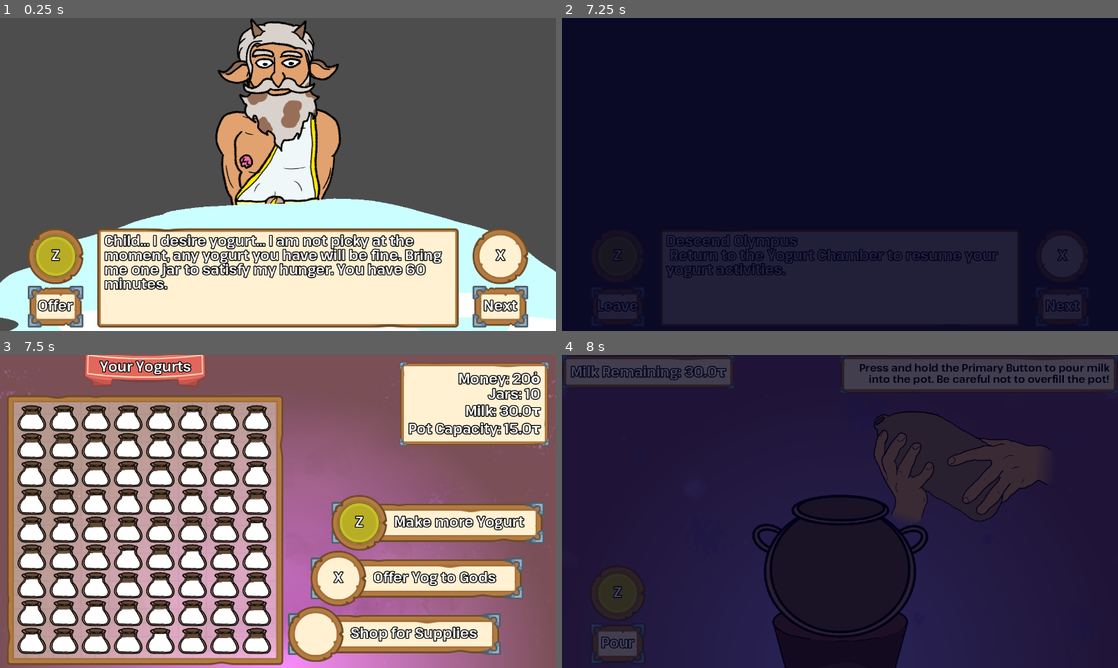
Above: before the commit, frames 1-4 (two rows, left to right).
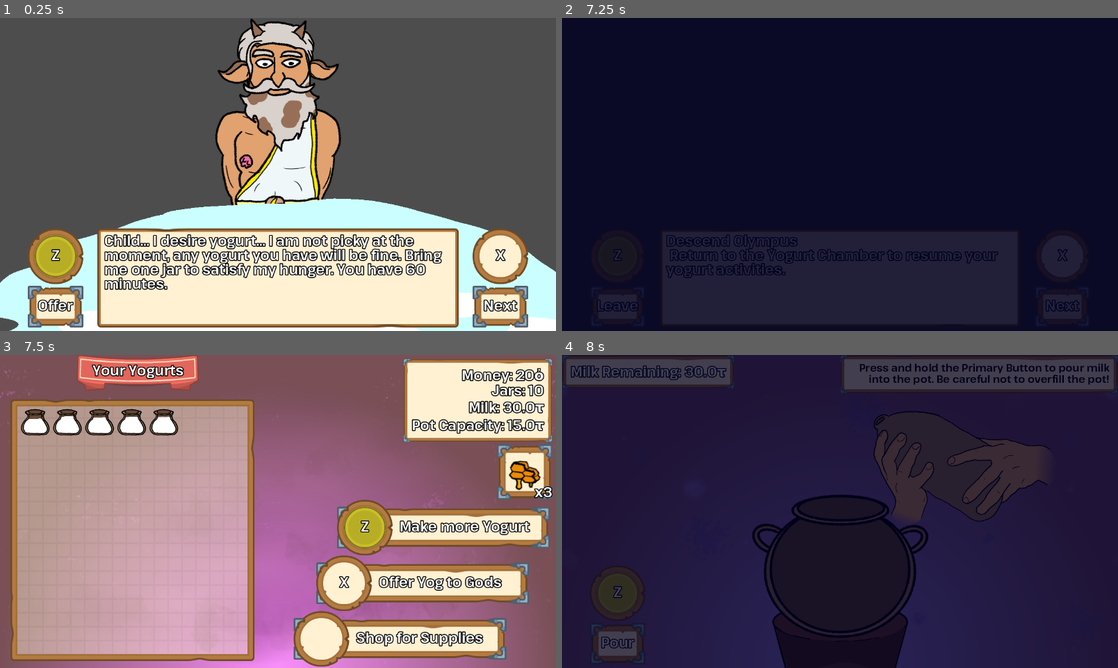
Above: after the commit, the same moments.

Repository: HauntedBees/olympus-mountain-creamery
Game: Godot game, scene res://game_scenes/04_offering/offering.tscn
The game is run twice, just before and just after one commit, with the same random seed, the same clock (stepped at 60 frames per second) and the same inputs. This scene is started directly instead of the project's main scene.
Inputs (mouse positions are in pixels of both pictures, inside the frame that each line leads up to):
- Up to frame 1 (0.25 s): no input
- Up to frame 2 (7.25 s): tap Enter at 0.5, 5 s; move the mouse to (962, 158) at 0.52 s; hold Z (button_one) 0.53-1.28 s; click (962, 158) at 0.67 s; move the mouse to (728, 190) at 1.27 s; tap Z (button_one) at 1.35, 2.3, 2.85, 4.55, 5.85, 6.8 s; click (728, 190) at 1.42 s; move the mouse to (895, 105) at 2.02 s; hold X (button_two) 2.03-2.78 s; click (895, 105) at 2.17 s; move the mouse to (812, 237) at 2.77 s; click (812, 237) at 2.92 s; move the mouse to (1006, 221) at 3.52 s; hold Z (button_one) 3.53-4.28 s; click (1006, 221) at 3.67 s; tap Space at 4.25, 5.75 s; move the mouse to (673, 127) at 4.27 s; tap X (button_two) at 4.35 s; click (673, 127) at 4.42 s; move the mouse to (867, 174) at 5.02 s; hold Z (button_one) 5.03-5.78 s; click (867, 174) at 5.17 s; move the mouse to (756, 96) at 5.77 s; click (756, 96) at 5.92 s; move the mouse to (962, 158) at 6.52 s; hold X (button_two) from 6.53 s (still down); click (962, 158) at 6.67 s
- Up to frame 3 (7.5 s): move the mouse to (166, 527) at 7.27 s; release X (button_two) at 7.28 s; tap Z (button_one) at 7.35 s; click (166, 527) at 7.42 s
- Up to frame 4 (8 s): no input

Frames 1-2 are identical in both runs. In frame 3, 52% of the frame differs, in the area x 1-100%, y 0-100%; in frame 4, nothing differs.

Commit message:
show items in the yog chamber

Diff:
--- a/game_data/player_data.gd
+++ b/game_data/player_data.gd
@@ -38,7 +38,7 @@
 ]
 
 func _init() -> void:
-	for i in 88:
+	for i in 5:
 		var m := MilkPotData.new()
 		m.amount = randf_range(JAR_CAPACITY * 0.6, JAR_CAPACITY * 0.8)
 		m.fermentation_time = randf_range(0.0, 60.0)
--- a/game_scenes/02_outside/outside.gd
+++ b/game_scenes/02_outside/outside.gd
@@ -2,7 +2,7 @@
 
 const _JAR_SCENE := preload("res://game_scenes/shared_nodes/lil_yog.tscn")
 const _JAR_SCALE := Vector2(0.5, 0.5)
-const _MAX_YOGURTS_TO_SHOW := 72
+const _MAX_YOGURTS_TO_SHOW := 56
 
 @onready var _yog_prompt: ActionPrompt = %YogPrompt
 @onready var _offer_prompt: ActionPrompt = %OfferPrompt
@@ -10,6 +10,9 @@
 @onready var _prompts: Array[ActionPrompt] = [_yog_prompt, _offer_prompt, _shop_prompt]
 @onready var _info_label: Label = %InfoLabel
 @onready var _yogurts_container: GridContainer = %Yogurts
+@onready var _and_more: Label = %AndMore
+@onready var _flavors: Array[ItemDisplay] = [%Honey, %Mint, %Saffron, %Pomegranate, %Walnuts]
+@onready var _flavor_labels: Array[Label] = [%HoneyLabel, %MintLabel, %SaffronLabel, %PomLabel, %NutLabel]
 
 var _active_idx := 0
 var _changing := false
@@ -25,10 +28,18 @@
 	for y in Player.data.yogurts:
 		count += 1
 		if count > _MAX_YOGURTS_TO_SHOW:
-			continue
+			_and_more.visible = true
+			break
 		var c: LilYog = _JAR_SCENE.instantiate()
 		_yogurts_container.add_child(c)
 		c.yog_jar.set_from_info(y)
+	for idx in _flavors.size():
+		var flavor := _flavors[idx].item
+		var item_count := Player.data.get_item_count(flavor)
+		if item_count == 0:
+			_flavors[idx].visible = false
+		else:
+			_flavor_labels[idx].text = "x%d" % item_count
 
 func _input(event: InputEvent) -> void:
 	if _changing:
--- a/game_scenes/02_outside/outside.tscn
+++ b/game_scenes/02_outside/outside.tscn
@@ -7,6 +7,7 @@
 [ext_resource type="Texture2D" uid="uid://y6sw2vih51h" path="res://assets/backgrounds/bgparla2.png" id="4_limcd"]
 [ext_resource type="Texture2D" uid="uid://dmacliuopvixi" path="res://assets/backgrounds/bgparla22.png" id="5_rdrxg"]
 [ext_resource type="Shader" uid="uid://76asy4soysao" path="res://game_scenes/01_make_yog/fire.tres" id="6_h8hcx"]
+[ext_resource type="PackedScene" uid="uid://dne47q8u5if22" path="res://game_scenes/shared_nodes/item_display.tscn" id="8_2c1cw"]
 [ext_resource type="Texture2D" uid="uid://cavkb4kakl83x" path="res://assets/other/kenney/banner_classic_curtain.png" id="8_exekd"]
 [ext_resource type="Texture2D" uid="uid://bbvk1h0hvn3vl" path="res://assets/other/kenney/pattern_grid_paper.png" id="9_qvjt6"]
 [ext_resource type="Texture2D" uid="uid://88ghydqm8ja4" path="res://assets/other/kenney/panel_grid_paper.png" id="10_pgpf1"]
@@ -103,10 +104,9 @@
 anchor_top = 1.0
 anchor_right = 1.0
 anchor_bottom = 1.0
-offset_left = -577.0
-offset_top = -382.0
-offset_right = -23.0
-offset_bottom = -11.0
+offset_left = -604.0
+offset_top = -371.0
+offset_right = -10.0
 grow_horizontal = 0
 grow_vertical = 0
 theme_override_constants/separation = 32
@@ -157,13 +157,17 @@
 offset_left = -325.0
 offset_bottom = 193.0
 grow_horizontal = 0
-theme_override_constants/margin_top = 16
-theme_override_constants/margin_right = 16
-
-[node name="PanelContainer" type="PanelContainer" parent="MarginContainer"]
-layout_mode = 2
-
-[node name="InfoLabel" type="Label" parent="MarginContainer/PanelContainer"]
+theme_override_constants/margin_top = 8
+theme_override_constants/margin_right = 8
+
+[node name="VBoxContainer" type="VBoxContainer" parent="MarginContainer"]
+layout_mode = 2
+
+[node name="PanelContainer" type="PanelContainer" parent="MarginContainer/VBoxContainer"]
+layout_mode = 2
+size_flags_horizontal = 8
+
+[node name="InfoLabel" type="Label" parent="MarginContainer/VBoxContainer/PanelContainer"]
 unique_name_in_owner = true
 layout_mode = 2
 text = "Money: 50ὀ
@@ -172,6 +176,107 @@
 Pot Capacity: 50τ"
 horizontal_alignment = 2
 
+[node name="ItemList" type="HBoxContainer" parent="MarginContainer/VBoxContainer"]
+unique_name_in_owner = true
+layout_mode = 2
+size_flags_horizontal = 8
+alignment = 2
+
+[node name="Honey" parent="MarginContainer/VBoxContainer/ItemList" instance=ExtResource("8_2c1cw")]
+unique_name_in_owner = true
+layout_mode = 2
+item = 1
+
+[node name="HoneyLabel" type="Label" parent="MarginContainer/VBoxContainer/ItemList/Honey"]
+unique_name_in_owner = true
+layout_mode = 1
+anchors_preset = 3
+anchor_left = 1.0
+anchor_top = 1.0
+anchor_right = 1.0
+anchor_bottom = 1.0
+offset_left = -40.0
+offset_top = -30.0
+grow_horizontal = 0
+grow_vertical = 0
+text = "x5"
+
+[node name="Mint" parent="MarginContainer/VBoxContainer/ItemList" instance=ExtResource("8_2c1cw")]
+unique_name_in_owner = true
+layout_mode = 2
+item = 2
+
+[node name="MintLabel" type="Label" parent="MarginContainer/VBoxContainer/ItemList/Mint"]
+unique_name_in_owner = true
+layout_mode = 1
+anchors_preset = 3
+anchor_left = 1.0
+anchor_top = 1.0
+anchor_right = 1.0
+anchor_bottom = 1.0
+offset_left = -40.0
+offset_top = -30.0
+grow_horizontal = 0
+grow_vertical = 0
+text = "x5"
+
+[node name="Saffron" parent="MarginContainer/VBoxContainer/ItemList" instance=ExtResource("8_2c1cw")]
+unique_name_in_owner = true
+layout_mode = 2
+item = 3
+
+[node name="SaffronLabel" type="Label" parent="MarginContainer/VBoxContainer/ItemList/Saffron"]
+unique_name_in_owner = true
+layout_mode = 1
+anchors_preset = 3
+anchor_left = 1.0
+anchor_top = 1.0
+anchor_right = 1.0
+anchor_bottom = 1.0
+offset_left = -40.0
+offset_top = -30.0
+grow_horizontal = 0
+grow_vertical = 0
+text = "x5"
+
+[node name="Pomegranate" parent="MarginContainer/VBoxContainer/ItemList" instance=ExtResource("8_2c1cw")]
+unique_name_in_owner = true
+layout_mode = 2
+item = 4
+
+[node name="PomLabel" type="Label" parent="MarginContainer/VBoxContainer/ItemList/Pomegranate"]
+unique_name_in_owner = true
+layout_mode = 1
+anchors_preset = 3
+anchor_left = 1.0
+anchor_top = 1.0
+anchor_right = 1.0
+anchor_bottom = 1.0
+offset_left = -40.0
+offset_top = -30.0
+grow_horizontal = 0
+grow_vertical = 0
+text = "x5"
+
+[node name="Walnuts" parent="MarginContainer/VBoxContainer/ItemList" instance=ExtResource("8_2c1cw")]
+unique_name_in_owner = true
+layout_mode = 2
+item = 5
+
+[node name="NutLabel" type="Label" parent="MarginContainer/VBoxContainer/ItemList/Walnuts"]
+unique_name_in_owner = true
+layout_mode = 1
+anchors_preset = 3
+anchor_left = 1.0
+anchor_top = 1.0
+anchor_right = 1.0
+anchor_bottom = 1.0
+offset_left = -40.0
+offset_top = -30.0
+grow_horizontal = 0
+grow_vertical = 0
+text = "x5"
+
 [node name="VBoxContainer2" type="VBoxContainer" parent="."]
 layout_mode = 1
 anchors_preset = 9
@@ -206,9 +311,9 @@
 [node name="MarginContainer" type="MarginContainer" parent="VBoxContainer2"]
 layout_mode = 2
 size_flags_vertical = 3
-theme_override_constants/margin_left = 16
+theme_override_constants/margin_left = 24
 theme_override_constants/margin_top = 16
-theme_override_constants/margin_right = 16
+theme_override_constants/margin_right = 48
 theme_override_constants/margin_bottom = 16
 
 [node name="MarginContainer" type="MarginContainer" parent="VBoxContainer2/MarginContainer"]
@@ -236,11 +341,21 @@
 theme_override_constants/margin_right = 8
 theme_override_constants/margin_bottom = 8
 
-[node name="Yogurts" type="GridContainer" parent="VBoxContainer2/MarginContainer/PanelContainer/MarginContainer"]
+[node name="VBoxContainer" type="VBoxContainer" parent="VBoxContainer2/MarginContainer/PanelContainer/MarginContainer"]
+layout_mode = 2
+
+[node name="Yogurts" type="GridContainer" parent="VBoxContainer2/MarginContainer/PanelContainer/MarginContainer/VBoxContainer"]
 unique_name_in_owner = true
 layout_mode = 2
 size_flags_vertical = 3
-columns = 8
+columns = 7
+
+[node name="AndMore" type="Label" parent="VBoxContainer2/MarginContainer/PanelContainer/MarginContainer/VBoxContainer"]
+unique_name_in_owner = true
+visible = false
+layout_mode = 2
+text = "...and more, somehow!"
+horizontal_alignment = 1
 
 [node name="Transition" type="ColorRect" parent="."]
 unique_name_in_owner = true
Not shown: 1 places in game_scenes/02_outside/outside.tscn that only renumber resources
